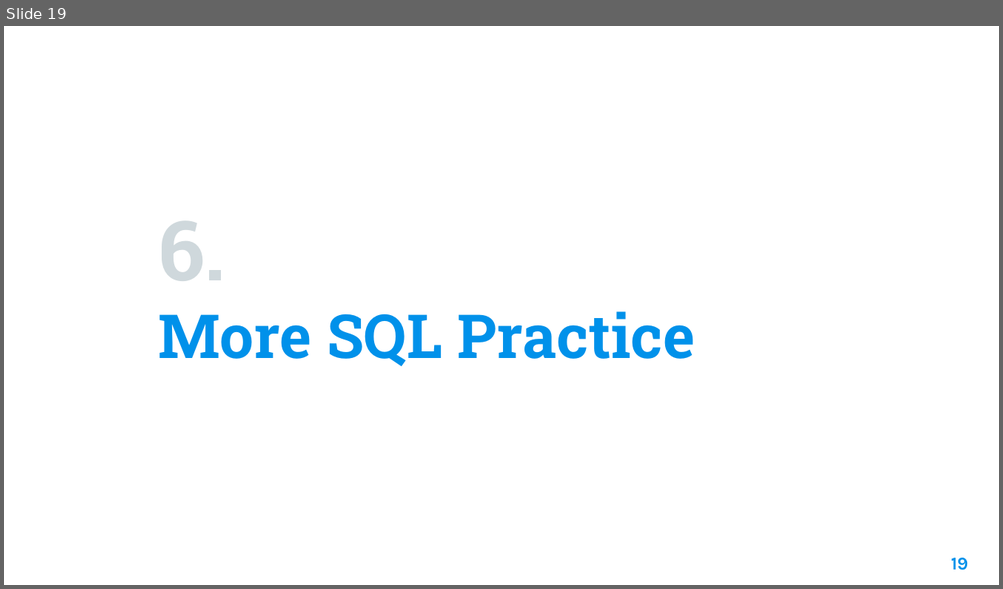
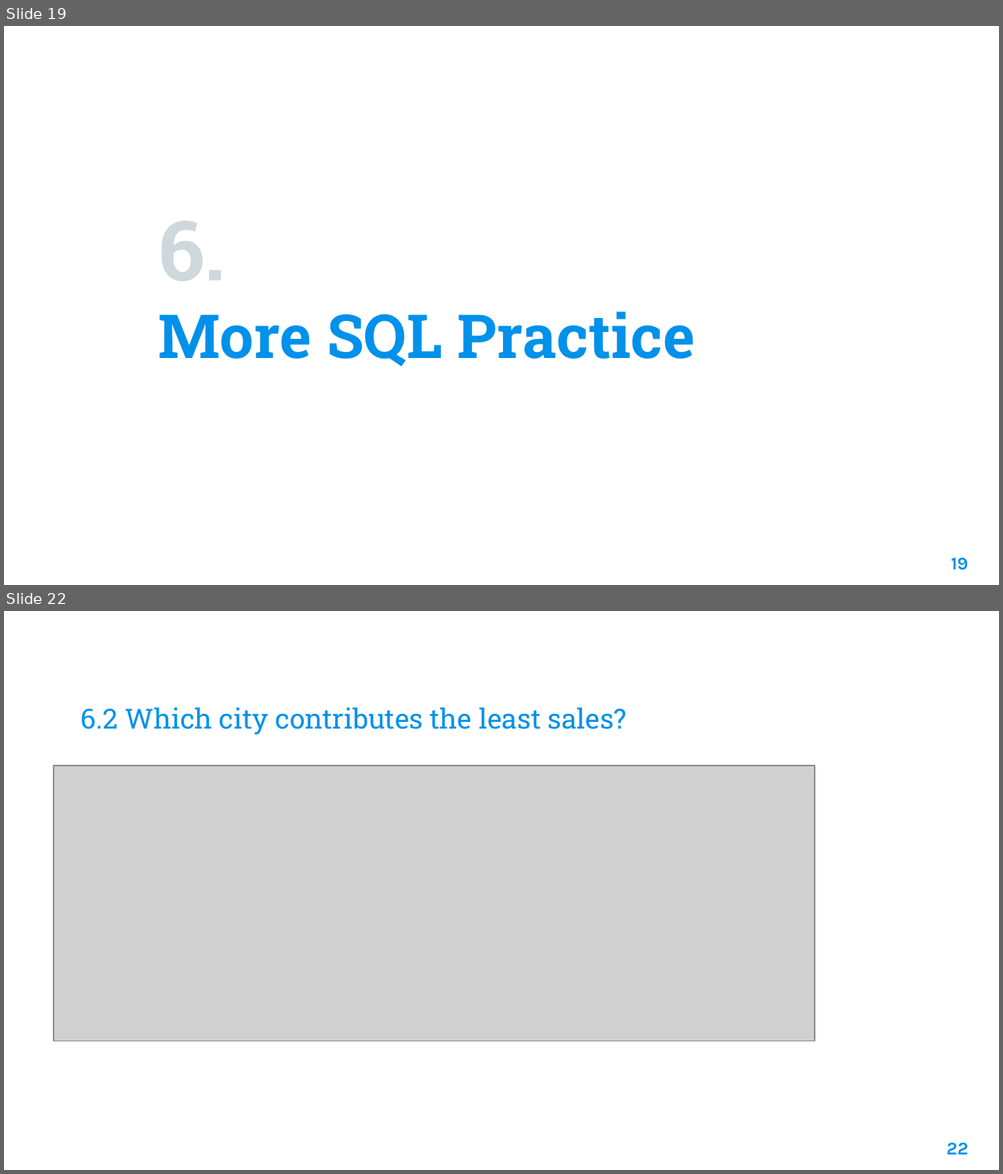
Before and after one commit to BrianChen0527/postgreSQL, a slide deck: ASUS_SQL/DBMS presentation.pptx. Shown one above the other, each under a label of ours: slide 19 before the commit, slides 19 and 22 after it; the slides between them are not shown. The pictures are 1003x589 and 1003x1174 pixels, drawn with LibreOffice and Linux fonts; fonts in the diff are those of the drawing; grey boxes stand for pictures; background and template pictures are left out. Boxes give left, top, right and bottom in pixels: in the first picture for what was removed or moved away, otherwise in the second. Text is boxed around its words. In the diff, an @@ line names an element or a change of style, - is before the commit and + after.

```diff
--- a/ASUS_SQL/DBMS presentation.pptx
+++ b/ASUS_SQL/DBMS presentation.pptx
@@ slide 22 added at bbox=[4, 611, 999, 1170], background picture (left out) @@
@@ title added at bbox=[81, 707, 627, 735], 20 pt, text #0091EA @@
+6.2 Which city contributes the least sales?
@@ picture added at bbox=[54, 766, 814, 1042] @@
@@ page number added at bbox=[946, 1143, 967, 1155], 13 pt, text #0091EA, bold @@
+22
```
Also in this commit, not shown: 5 slides changed, 2 other slides added, 1 slide removed, 12 other files.
